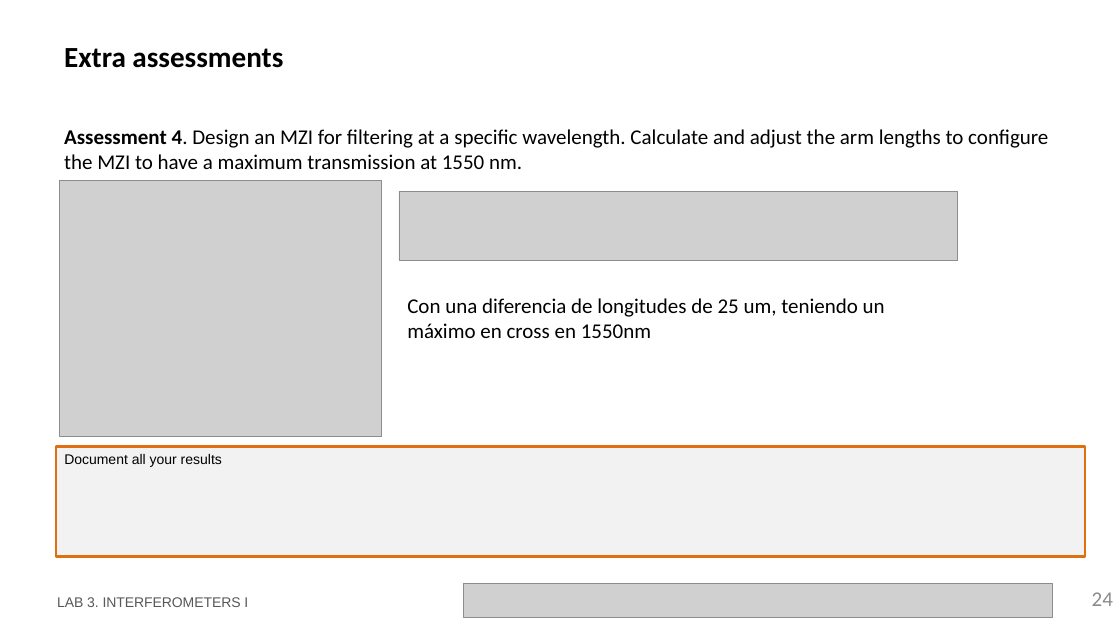
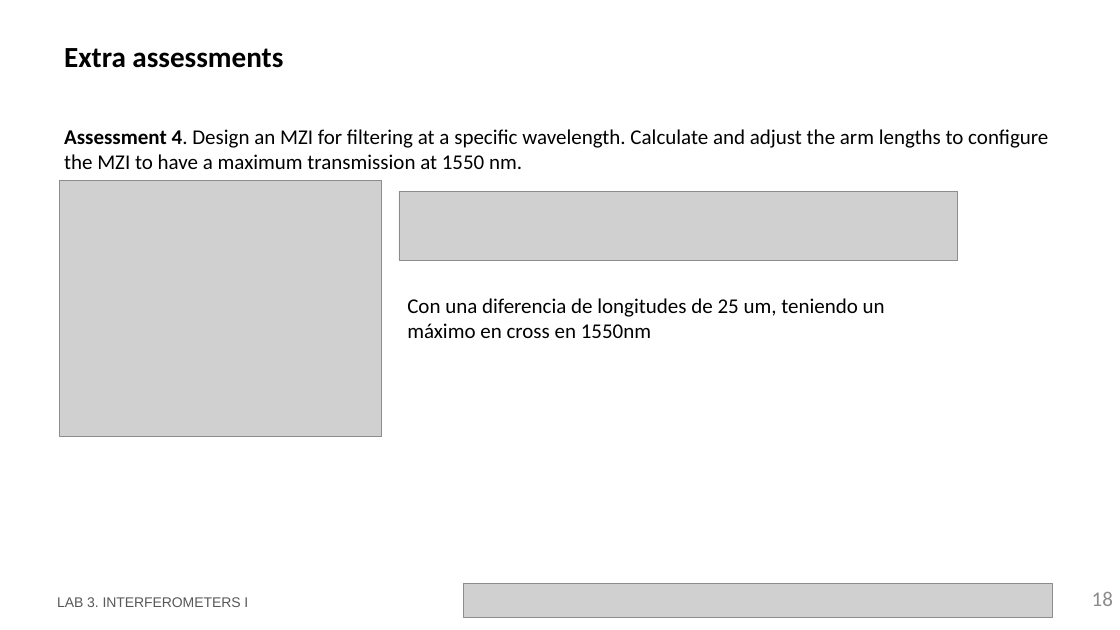
Before and after one commit to RobertoFernandezSevilla/pic-upv-lab3, a slide deck: slide 18 of LabBook_3.pptx (slide 24 before the commit). Drawn at 1120x630 pixels with LibreOffice and Linux fonts; fonts in the diff are those of the drawing; grey boxes stand for pictures; background and template pictures are left out. Boxes give left, top, right and bottom in pixels: in the first picture for what was removed or moved away, otherwise in the second. Text is boxed around its words. In the diff, an @@ line names an element or a change of style, - is before the commit and + after.

```diff
--- a/LabBook_3.pptx
+++ b/LabBook_3.pptx
@@ rectangle removed at (x1=56, y1=447, x2=1086, y2=557) @@
-Document all your results
@@ page number at (x1=1092, y1=592, x2=1113, y2=606): text changed @@
-24
+18
```
Also in this commit, not shown: 10 other slides changed, 4 slides added, 10 slides removed, 1 other file.
